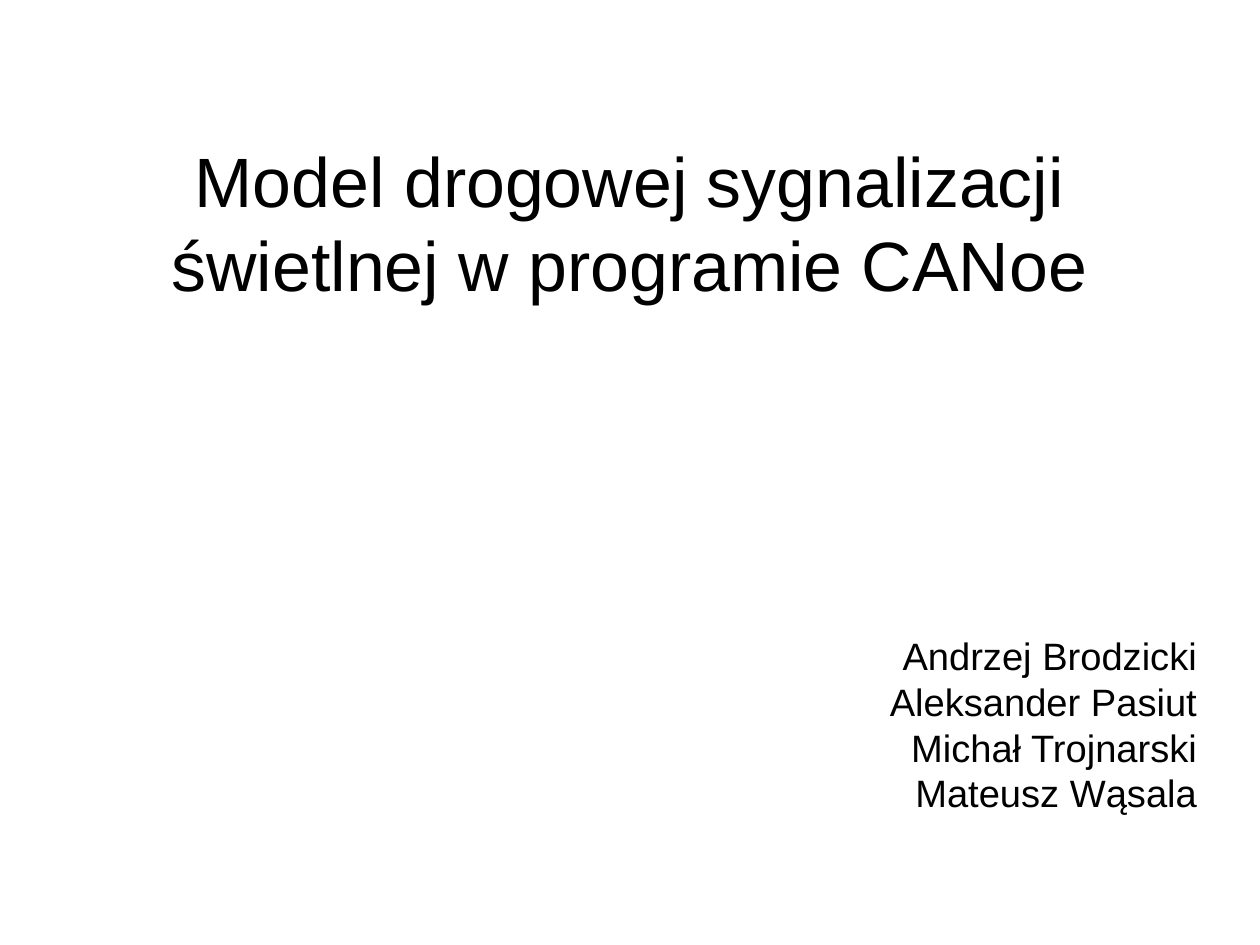
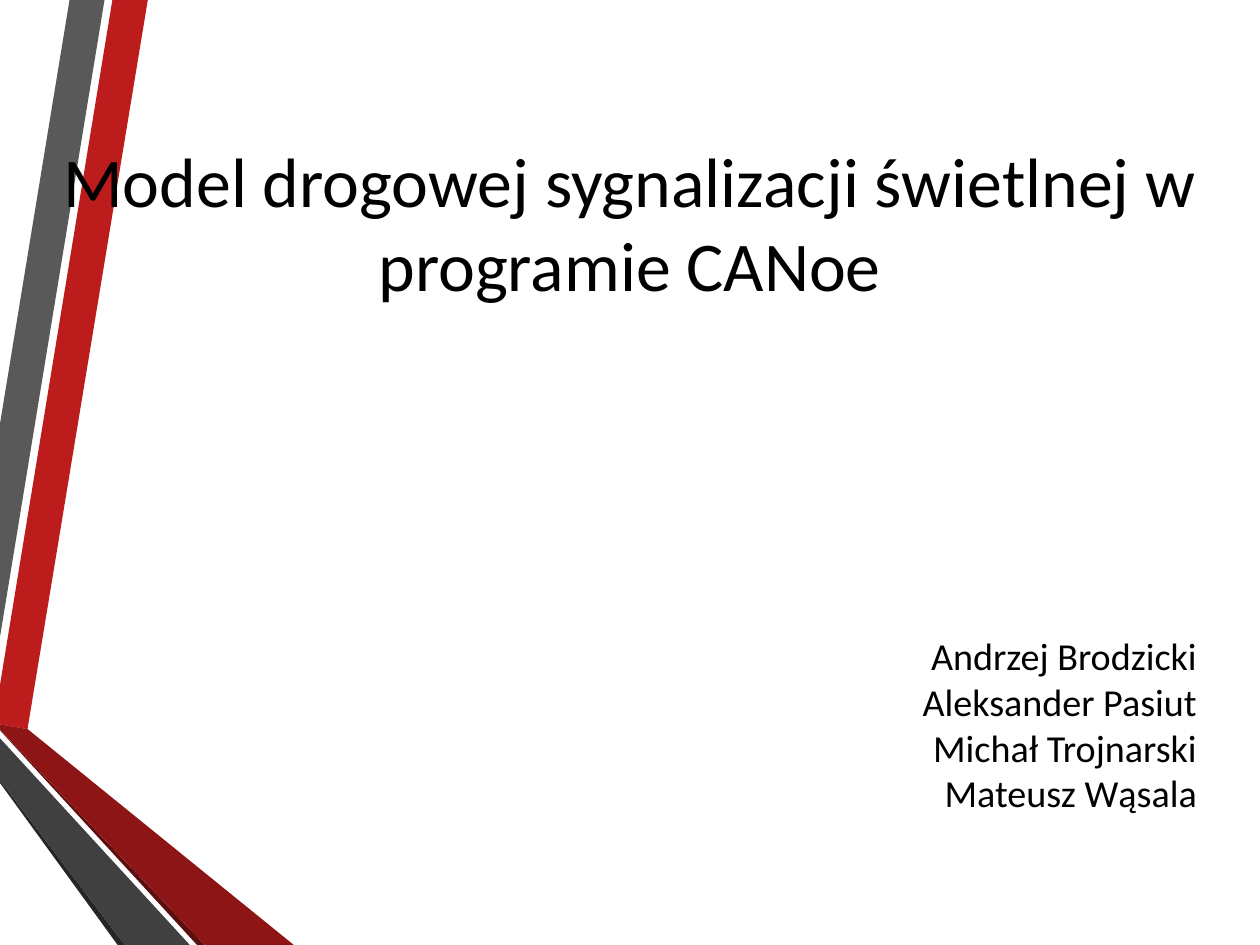
Before and after one commit to AleksanderPasiut/APProject_TrafficLights, a slide deck: slide 1 of prezentacja.pptx. Drawn at 1260x945 pixels with LibreOffice and Linux fonts; fonts in the diff are those of the drawing; background and template pictures are left out. Boxes give left, top, right and bottom in pixels: in the first picture for what was removed or moved away, otherwise in the second. Text is boxed around its words. In the diff, an @@ line names an element or a change of style, - is before the commit and + after.

```diff
--- a/prezentacja.pptx
+++ b/prezentacja.pptx
@@ text "Model drogowej sygnalizacji świetlnej w ..." at box(63, 149, 1195, 303): font Arial to Calibri, letter outline none to #0D0D0D 0.75 pt @@
@@ text "Andrzej Brodzicki" at box(923, 643, 1197, 813): font Arial to Calibri @@
@@ group added at box(0, 0, 294, 945): 6 freeform shapes @@
```
Also in this commit, not shown: 11 other slides changed, 1 slide added, 1 other file.
